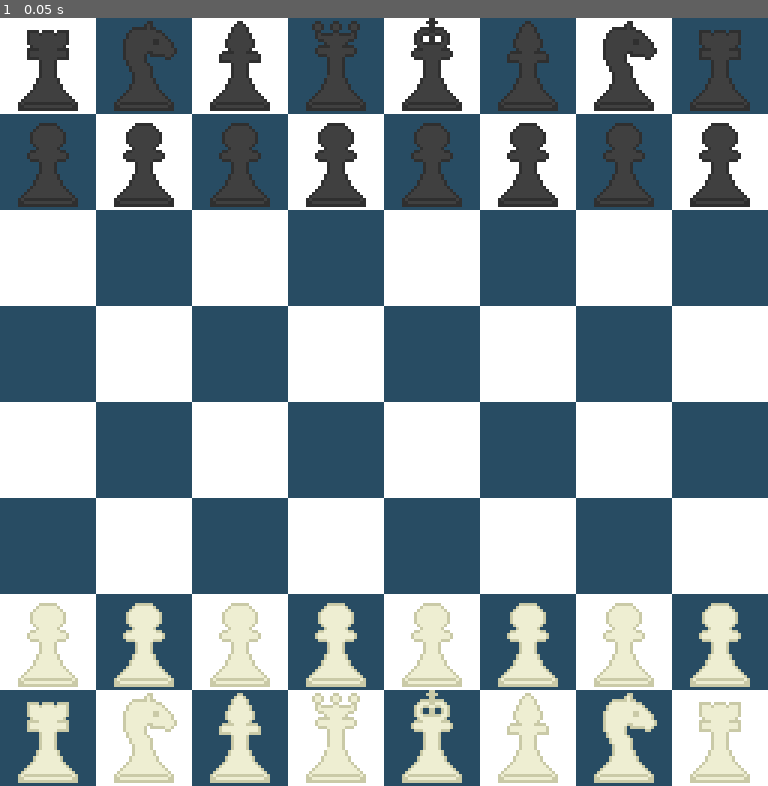
Above: before the commit, frame 1.
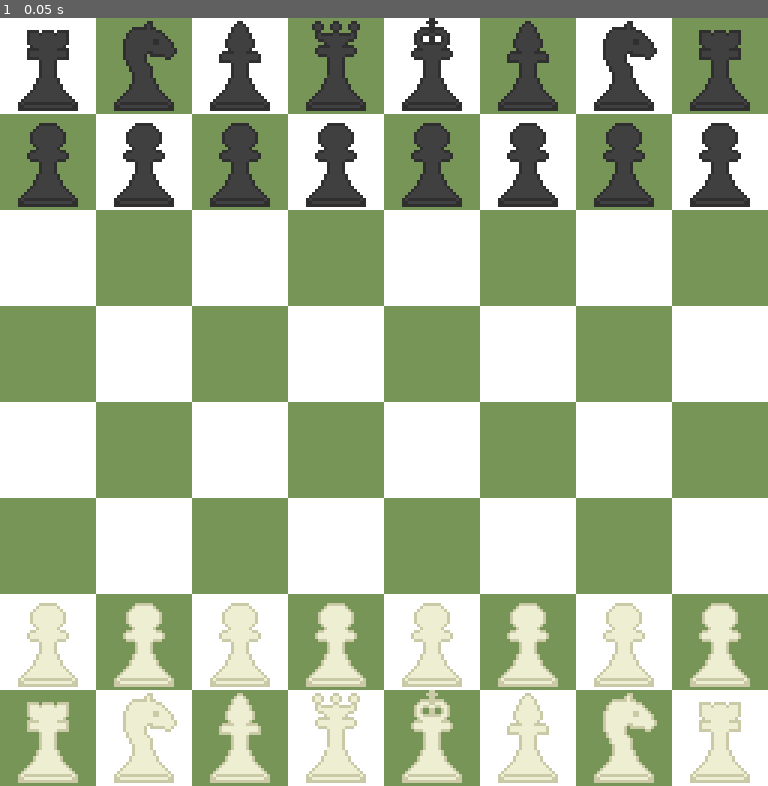
Above: after the commit, the same moment.

Repository: rafliko/GDChess
Game: Godot game, scene res://scenes/main.tscn
Two runs of this game, one before a commit and one after it. Both use one fixed random seed, a clock stepped at 60 frames per second and the inputs below.
Inputs:
- Up to frame 1 (0.05 s): no input

The runs differ from the first frame. In frame 1, 42% of the frame differs, in the area x 0-100%, y 0-100%.

Commit message:
basic move rules implemented

Diff:
--- a/project.godot
+++ b/project.godot
@@ -23,4 +23,9 @@
 
 window/size/viewport_width=768
 window/size/viewport_height=768
-window/size/resizable=false
+window/stretch/mode="viewport"
+window/handheld/orientation=1
+
+[rendering]
+
+textures/vram_compression/import_etc2_astc=true
--- a/scenes/piece.gd
+++ b/scenes/piece.gd
@@ -23,15 +23,110 @@
 
 	if event is InputEventMouseButton and event.is_released():
 		if not moving: return
-		Global.board[pos.y][pos.x] = '0'
+		var prevpos = pos
 		pos = {'x':round(position.x/Global.unit),'y':round(position.y/Global.unit)}
-		if pos.x<0: pos.x = 0
-		if pos.x>7: pos.x = 7
-		if pos.y<0: pos.y = 0
-		if pos.y>7: pos.y = 7
+		if pos.x<0 or pos.x>7 or pos.y<0 or pos.y>7: pos = prevpos
+		if not checkLegal(prevpos, pos): pos = prevpos
 		for c in get_node("..").get_children():
 			if c.pos.x == pos.x and c.pos.y == pos.y and c != get_node('.'): c.queue_free()
+		Global.board[prevpos.y][prevpos.x] = '0'
 		Global.board[pos.y][pos.x] = value
 		position = Vector2(pos.x*Global.unit,pos.y*Global.unit)
 		$Sprite2D.z_index = 0
 		moving = false
+
+func checkLegal(prevpos, newpos):
+	if Global.isUpperCase(Global.board[newpos.y][newpos.x]): return false
+
+	if value=='P':
+		if (newpos.y >= prevpos.y or
+		(prevpos.y!=6 and prevpos.y-newpos.y > 1) or
+		(prevpos.y==6 and prevpos.y-newpos.y > 2) or
+		(prevpos.x != newpos.x and Global.board[newpos.y][newpos.x] == '0') or
+		(Global.board[newpos.y][newpos.x] != '0' and abs(prevpos.x-newpos.x)>1) or
+		(prevpos.x == newpos.x and Global.board[newpos.y][newpos.x] != '0')):
+			return false
+	elif value=='R':
+		if newpos.x!=prevpos.x and newpos.y!=prevpos.y:
+			return false
+		if newpos.x<prevpos.x:
+			var y = newpos.y
+			for x in range(newpos.x+1,prevpos.x):
+				if(Global.board[y][x]!='0'): return false
+		elif newpos.x>prevpos.x:
+			var y = newpos.y
+			for x in range(prevpos.x+1,newpos.x):
+				if(Global.board[y][x]!='0'): return false
+		elif newpos.y<prevpos.y:
+			var x = newpos.x
+			for y in range(newpos.y+1,prevpos.y):
+				if(Global.board[y][x]!='0'): return false
+		elif newpos.y>prevpos.y:
+			var x = newpos.x
+			for y in range(prevpos.y+1,newpos.y):
+				if(Global.board[y][x]!='0'): return false
+	elif value=='B':
+		if abs(newpos.x-prevpos.x)!=abs(newpos.y-prevpos.y):
+			return false
+		if newpos.x<prevpos.x && newpos.y<prevpos.y:
+			for x in range(newpos.x+1,prevpos.x):
+				for y in range(newpos.y+1,prevpos.y):
+					if(abs(newpos.x-x)==abs(newpos.y-y) && Global.board[y][x]!='0'): return false
+		elif newpos.x>prevpos.x && newpos.y<prevpos.y:
+			for x in range(prevpos.x+1,newpos.x):
+				for y in range(newpos.y+1,prevpos.y):
+					if(abs(newpos.x-x)==abs(newpos.y-y) && Global.board[y][x]!='0'): return false
+		elif newpos.x<prevpos.x && newpos.y>prevpos.y:
+			for x in range(newpos.x+1,prevpos.x):
+				for y in range(prevpos.y+1,newpos.y):
+					if(abs(newpos.x-x)==abs(newpos.y-y) && Global.board[y][x]!='0'): return false
+		elif newpos.x>prevpos.x && newpos.y>prevpos.y:
+			for x in range(prevpos.x+1,newpos.x):
+				for y in range(prevpos.y+1,newpos.y):
+					if(abs(newpos.x-x)==abs(newpos.y-y) && Global.board[y][x]!='0'): return false
+	elif value=='N':
+		if (not (abs(newpos.x - prevpos.x) == 2 and abs(newpos.y - prevpos.y) == 1) and
+			not (abs(newpos.x - prevpos.x) == 1 and abs(newpos.y - prevpos.y) == 2)):
+			return false
+	elif value=='K':
+		if abs(newpos.x - prevpos.x) > 1 or abs(newpos.y - prevpos.y) > 1:
+			return false
+	elif value=='Q':
+		if (newpos.x!=prevpos.x and newpos.y!=prevpos.y) and abs(newpos.x-prevpos.x)!=abs(newpos.y-prevpos.y):
+			return false
+
+		if abs(newpos.x-prevpos.x)!=abs(newpos.y-prevpos.y):
+			if newpos.x<prevpos.x:
+				var y = newpos.y
+				for x in range(newpos.x+1,prevpos.x):
+					if(Global.board[y][x]!='0'): return false
+			elif newpos.x>prevpos.x:
+				var y = newpos.y
+				for x in range(prevpos.x+1,newpos.x):
+					if(Global.board[y][x]!='0'): return false
+			elif newpos.y<prevpos.y:
+				var x = newpos.x
+				for y in range(newpos.y+1,prevpos.y):
+					if(Global.board[y][x]!='0'): return false
+			elif newpos.y>prevpos.y:
+				var x = newpos.x
+				for y in range(prevpos.y+1,newpos.y):
+					if(Global.board[y][x]!='0'): return false
+		else:
+			if newpos.x<prevpos.x && newpos.y<prevpos.y:
+				for x in range(newpos.x+1,prevpos.x):
+					for y in range(newpos.y+1,prevpos.y):
+						if(abs(newpos.x-x)==abs(newpos.y-y) && Global.board[y][x]!='0'): return false
+			elif newpos.x>prevpos.x && newpos.y<prevpos.y:
+				for x in range(prevpos.x+1,newpos.x):
+					for y in range(newpos.y+1,prevpos.y):
+						if(abs(newpos.x-x)==abs(newpos.y-y) && Global.board[y][x]!='0'): return false
+			elif newpos.x<prevpos.x && newpos.y>prevpos.y:
+				for x in range(newpos.x+1,prevpos.x):
+					for y in range(prevpos.y+1,newpos.y):
+						if(abs(newpos.x-x)==abs(newpos.y-y) && Global.board[y][x]!='0'): return false
+			elif newpos.x>prevpos.x && newpos.y>prevpos.y:
+				for x in range(prevpos.x+1,newpos.x):
+					for y in range(prevpos.y+1,newpos.y):
+						if(abs(newpos.x-x)==abs(newpos.y-y) && Global.board[y][x]!='0'): return false
+	return true
Not shown, added: export_presets.cfg
Binary file changed: textures/chessboard.png
Not shown, changed: .gitignore
